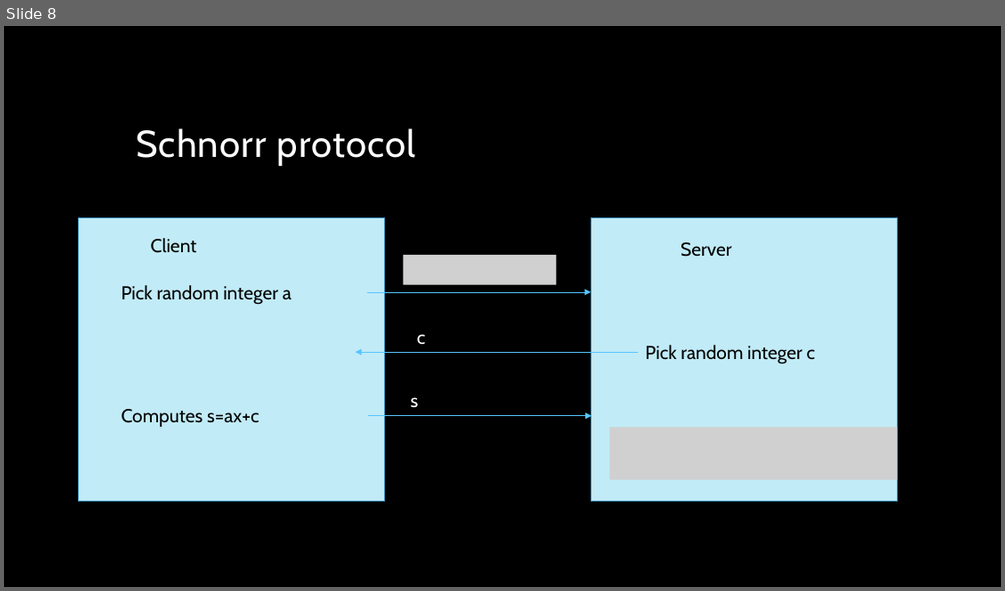
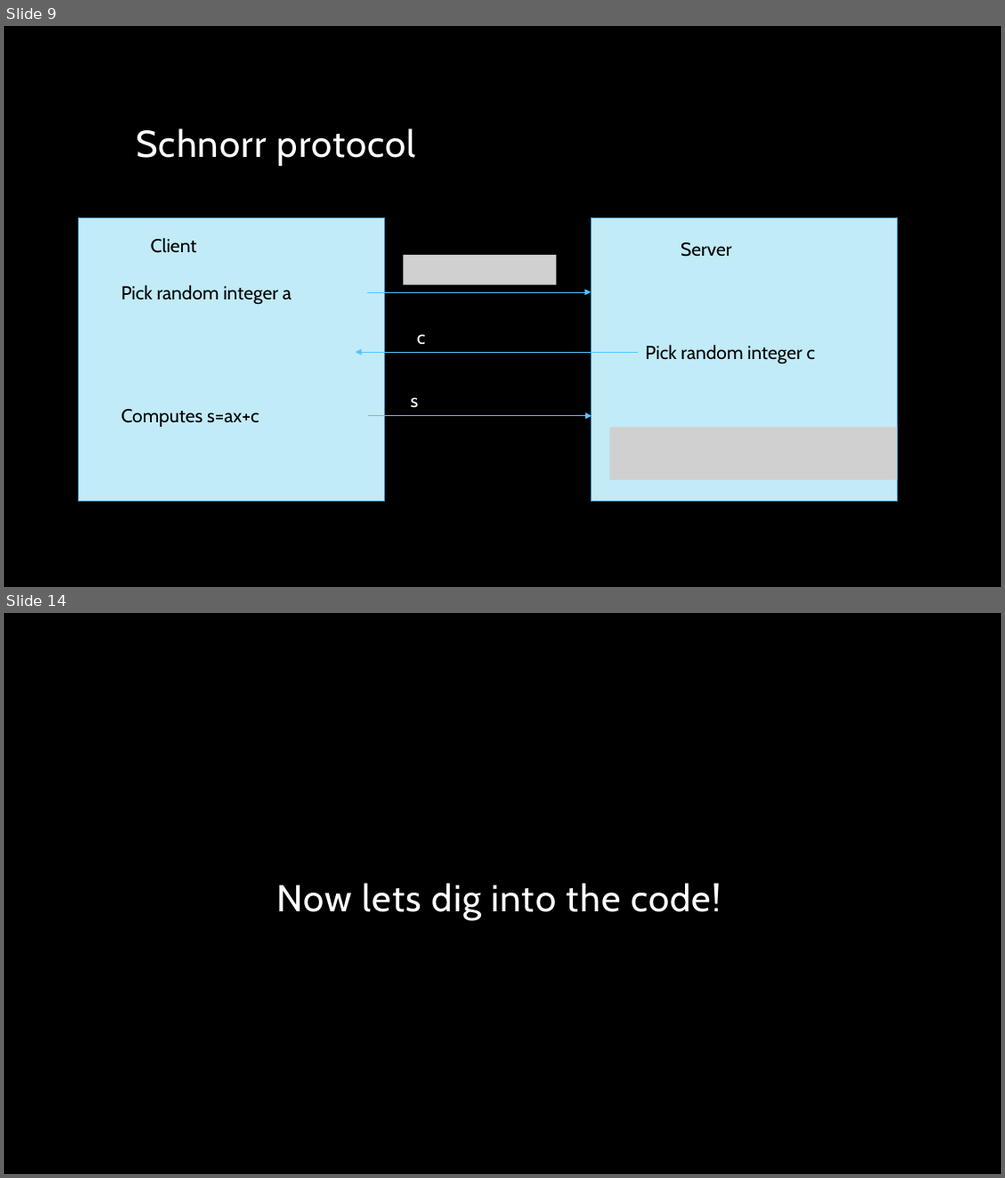
Before and after one commit to CoryBlack/ZeroKnowledge, a slide deck: Zero knowledge.pptx. Shown one above the other, each under a label of ours: slide 8 before the commit, slides 9 and 14 after it; the slides between them are not shown. The pictures are 1005x591 and 1005x1178 pixels, drawn with LibreOffice and Linux fonts; fonts in the diff are those of the drawing; grey boxes stand for pictures; background and template pictures are left out. Boxes give left, top, right and bottom in pixels: in the first picture for what was removed or moved away, otherwise in the second. Text is boxed around its words. In the diff, an @@ line names an element or a change of style, - is before the commit and + after.

```diff
--- a/Zero knowledge.pptx
+++ b/Zero knowledge.pptx
@@ slide 14 added at box(4, 613, 1001, 1174), background picture (left out) @@
@@ title added at box(277, 883, 720, 920), 36 pt, text #FFFFFF @@
+Now lets dig into the code!
@@ what was slide 8 is now slide 9 @@
```
Also in this commit, not shown: 1 slide changed, 5 other slides added.
